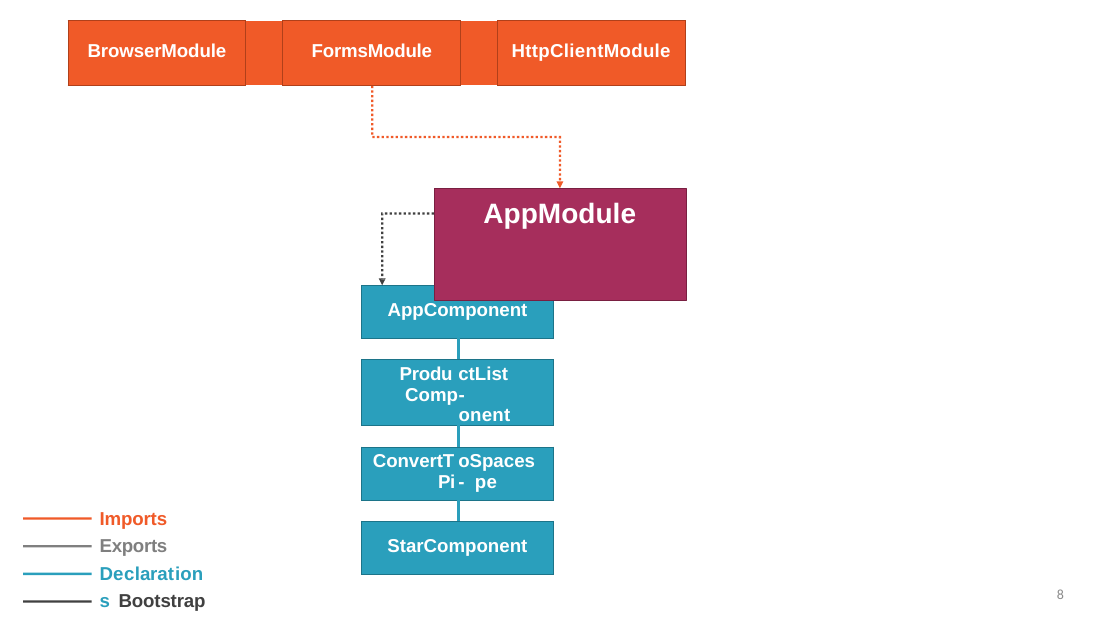
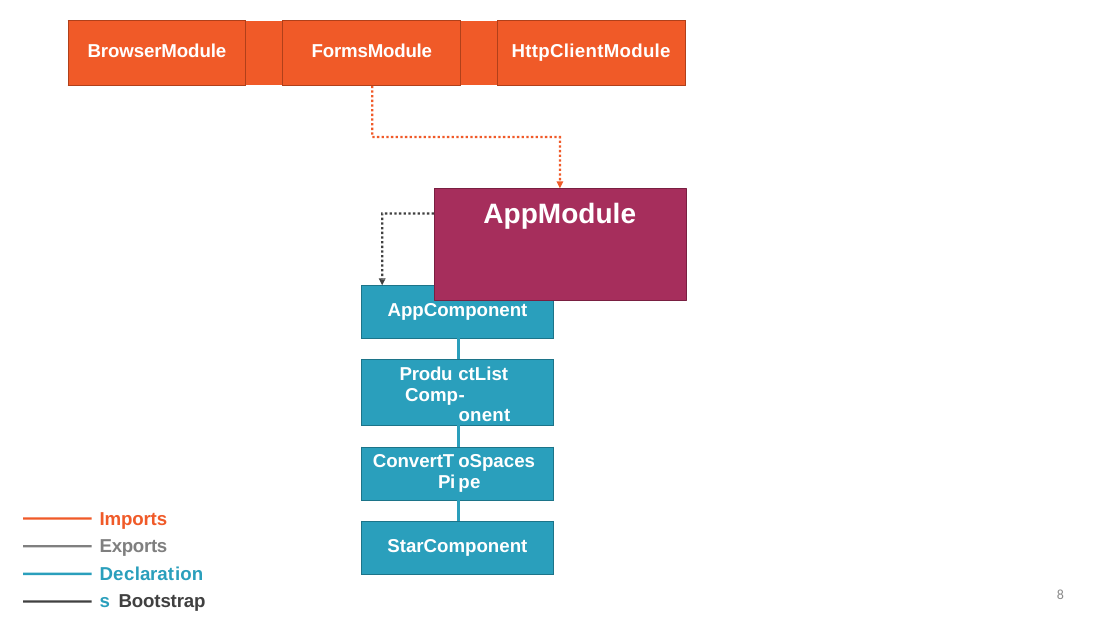
Before and after one commit to StevenJoseph19/DXC-FSD, a slide deck: slide 8 of 4. UI/Day 33/Slides/11. Navigation and Routing Basics/navigation-and-routing-basics-slides.pptx. Drawn at 1120x630 pixels with LibreOffice and Linux fonts; fonts in the diff are those of the drawing. Boxes give left, top, right and bottom in pixels: in the first picture for what was removed or moved away, otherwise in the second. Text is boxed around its words. In the diff, an @@ line names an element or a change of style, - is before the commit and + after.

```diff
--- a/4. UI/Day 33/Slides/11. Navigation and Routing Basics/navigation-and-routing-basics-slides.pptx
+++ b/4. UI/Day 33/Slides/11. Navigation and Routing Basics/navigation-and-routing-basics-slides.pptx
@@ table at (x1=362, y1=286, x2=554, y2=562) @@
-row 5, column 2: oSpaces - pe
+row 5, column 2: oSpaces pe
```
Also in this commit, not shown: 2 other slides changed, 59 other files.
